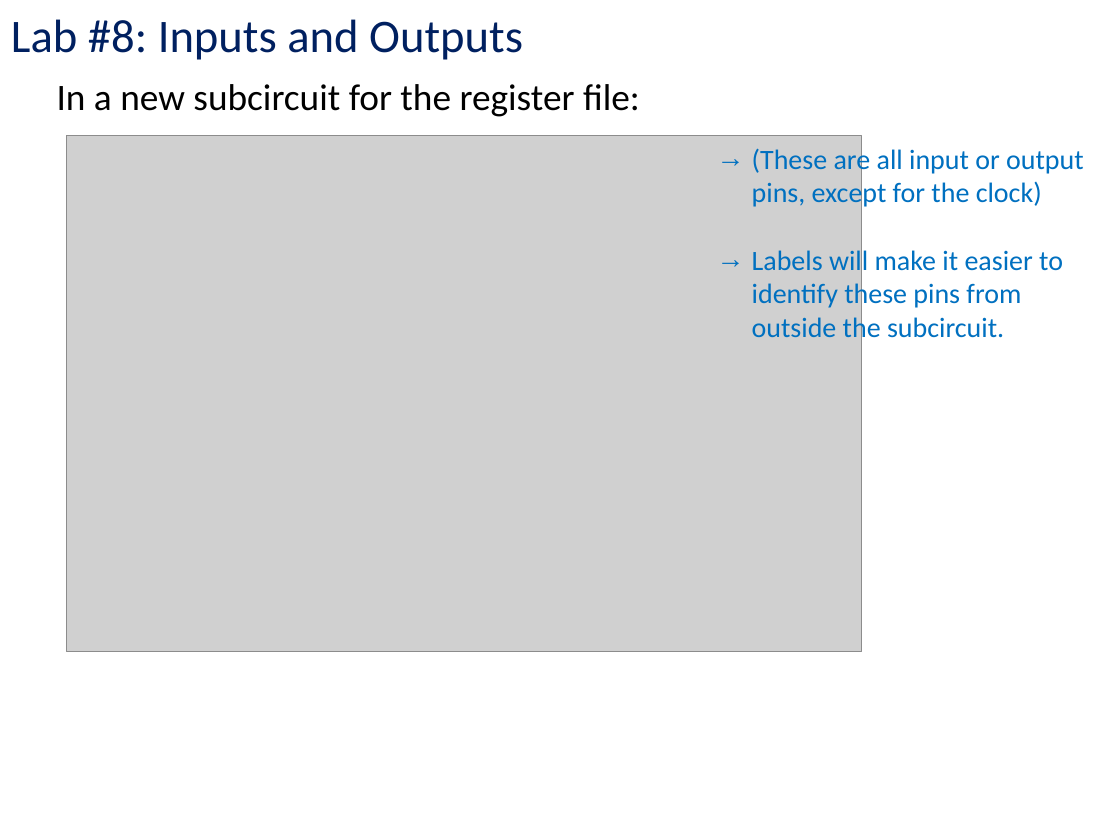
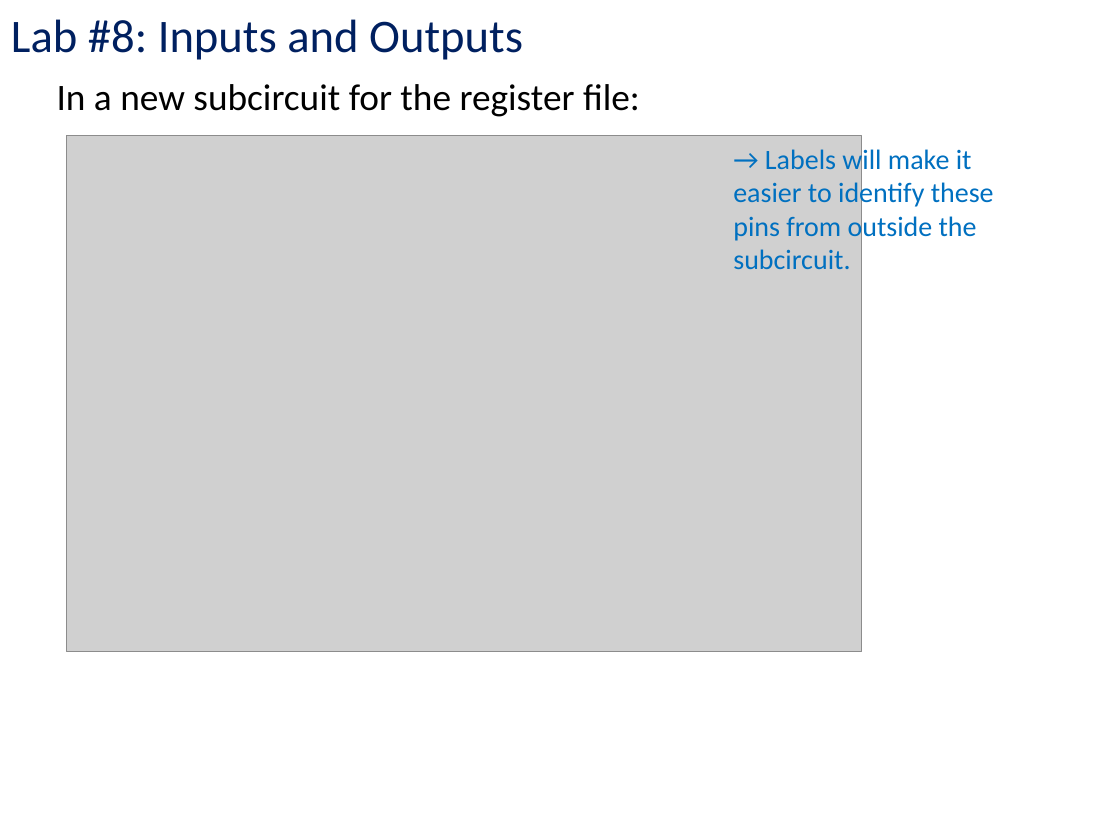
Before and after one commit to kc13/CS447JB, a slide deck: slide 4 of cs447jb_rec6_mar30_and_apr2.pptx. Drawn at 1120x840 pixels with LibreOffice and Linux fonts; fonts in the diff are those of the drawing; grey boxes stand for pictures. Boxes give left, top, right and bottom in pixels: in the first picture for what was removed or moved away, otherwise in the second. Text is boxed around its words. In the diff, an @@ line names an element or a change of style, - is before the commit and + after.

```diff
--- a/cs447jb_rec6_mar30_and_apr2.pptx
+++ b/cs447jb_rec6_mar30_and_apr2.pptx
@@ text at [733, 146, 994, 269]: text changed @@
-→ (These are all input or output pins, except for the clock)
-→ Labels will make it easier to identify these pins from outside the subcircuit.
+→ Labels will make it easier to identify these pins from outside the subcircuit.
```
Also in this commit, not shown: 7 other slides changed, 1 slide added, 1 slide removed.
